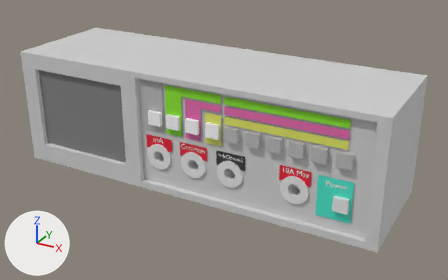
Renders of the FBX model ELEC Virtual Lab/Assets/Scripts/Objects/fluke8010.fbx from each side of a commit.
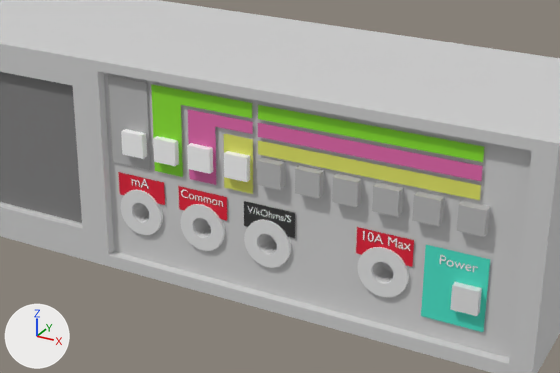
Each version is shown whole from a 50 mm lens placed at (5.61, -9.33, 5.5), pointed at (0.49, -0.02, 0.85), then close up on the part from 18% to 88% of the width and 14% to 88% of the height. The axes (+X, +Y, +Z) are drawn at lower left. The lights are the same throughout. Where no turn or scale is listed for an object, it has been applied to the vertices.
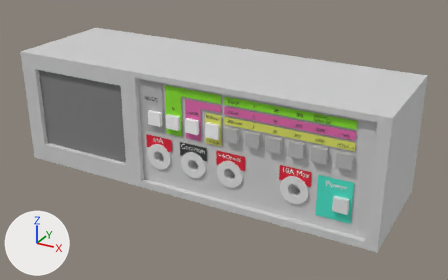
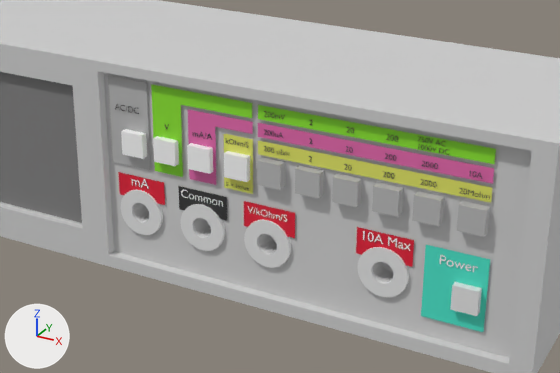
The change, as a diff of the scene's bpy script:
```diff
--- a/ELEC Virtual Lab/Assets/Scripts/Objects/fluke8010.fbx.py
+++ b/ELEC Virtual Lab/Assets/Scripts/Objects/fluke8010.fbx.py
@@ me_plane_008 @@
 me_plane_008.from_pydata(...)  # 4 vertices, 1 face; spans x -0.93..1.18, y 0.0, z 0.35..0.49
-me_plane_008.vertices[1].co = (1.18, 0.0, 0.35)  # pixel (483, 162)
-me_plane_008.vertices[3].co = (1.18, 0.0, 0.49)  # pixel (484, 146)
+# me_plane_008 part 1
+me_plane_008.vertices[1].co = (1.28, 0.0, 0.35)  # pixel (494, 164)
+me_plane_008.vertices[3].co = (1.28, 0.0, 0.49)  # pixel (495, 148)
 me_plane_008.materials.append(mat_material_012)
@@ me_plane_005 @@
 me_plane_005.from_pydata(...)  # 4 vertices, 1 face; spans x -0.272..0.272, y 0.0, z -0.129..0.122
-me_plane_005.materials.append(mat_material_010)  # red #e71937
+me_plane_005.materials.append(mat_material_011)  # black #353535
@@ me_plane_003 @@
 me_plane_003.from_pydata(...)  # 4 vertices, 1 face; spans x -0.272..0.272, y 0.0, z -0.14..0.122
-me_plane_003.materials.append(mat_material_011)  # black #353535
+me_plane_003.materials.append(mat_material_010)  # red #e71937
@@ me_plane_013 @@
 me_plane_013.from_pydata(...)  # 4 vertices, 1 face; spans x -0.93..1.18, y 0.0, z 0.35..0.49
-me_plane_013.vertices[1].co = (1.18, 0.0, 0.35)  # pixel (479, 200)
-me_plane_013.vertices[3].co = (1.18, 0.0, 0.49)  # pixel (481, 185)
+# me_plane_013 part 3
+me_plane_013.vertices[1].co = (1.28, 0.0, 0.35)  # pixel (491, 202)
+me_plane_013.vertices[3].co = (1.28, 0.0, 0.49)  # pixel (492, 187)
 me_plane_013.materials.append(mat_material_015)
@@ me_plane_012 @@
 me_plane_012.from_pydata(...)  # 4 vertices, 1 face; spans x -0.93..1.18, y 0.0, z 0.35..0.49
-me_plane_012.vertices[1].co = (1.18, 0.0, 0.35)  # pixel (481, 181)
-me_plane_012.vertices[3].co = (1.18, 0.0, 0.49)  # pixel (482, 166)
+# me_plane_012 part 2
+me_plane_012.vertices[1].co = (1.28, 0.0, 0.35)  # pixel (492, 183)
+me_plane_012.vertices[3].co = (1.28, 0.0, 0.49)  # pixel (494, 168)
 me_plane_012.materials.append(mat_material_014)
@@ ob_text_013 @@
+ob_text_013 = bpy.data.objects.new('Text.013', me_text_013)  # 395 vertices, 389 faces; spans x 0.003..0.216, y 0.0, z -0.001..0.052; in mat_material_011 (black #353535)
+ob_text_013.location = (1.117, -1.046, 2.024)
@@ ob_text_022 @@
+ob_text_022 = bpy.data.objects.new('Text.022', me_text_022)  # 281 vertices, 279 faces; spans x 0.0026..0.1105, y 0.0, z -0.0007..0.052; in mat_material_011 (black #353535)
+ob_text_022.location = (2.292, -1.05, 1.678)
@@ ob_text_007 @@
+ob_text_007 = bpy.data.objects.new('Text.007', me_text_007)  # 133 vertices, 129 faces; spans x 0.005..0.22, y 0.0, z -0.001..0.064; in mat_material_011 (black #353535)
+ob_text_007.location = (0.349, -1.045, 1.687)
@@ ob_text_011 @@
+ob_text_011 = bpy.data.objects.new('Text.011', me_text_011)  # 541 vertices, 535 faces; spans x 0.003..0.266, y 0.0, z -0.001..0.052; in mat_material_011 (black #353535)
+ob_text_011.location = (1.117, -1.049, 1.687)
@@ ob_text_025 @@
+ob_text_025 = bpy.data.objects.new('Text.025', me_text_025)  # 747 vertices, 733 faces; spans x 0.003..0.287, y 0.0, z -0.067..0.046; in mat_material_011 (black #353535)
+ob_text_025.location = (2.589, -1.048, 2.063)
@@ ob_text_024 @@
+ob_text_024 = bpy.data.objects.new('Text.024', me_text_024)  # 377 vertices, 375 faces; spans x 0.0026..0.1481, y 0.0, z -0.0007..0.052; in mat_material_011 (black #353535)
+ob_text_024.location = (2.638, -1.052, 1.678)
@@ ob_text_006 @@
+ob_text_006 = bpy.data.objects.new('Text.006', me_text_006)  # 396 vertices, 384 faces; spans x 0.005..0.247, y 0.0, z -0.001..0.052; in mat_material_011 (black #353535)
+ob_text_006.location = (0.712, -1.045, 1.687)
@@ ob_text_010 @@
+ob_text_010 = bpy.data.objects.new('Text.010', me_text_010)  # 265 vertices, 259 faces; spans x 0.0..0.283, y 0.0, z -0.001..0.064; in mat_material_011 (black #353535)
+ob_text_010.location = (-0.528, -1.052, 1.804)
@@ ob_text_012 @@
+ob_text_012 = bpy.data.objects.new('Text.012', me_text_012)  # 348 vertices, 344 faces; spans x 0.003..0.201, y 0.0, z -0.001..0.052; in mat_material_011 (black #353535)
+ob_text_012.location = (1.117, -1.047, 1.848)
@@ ob_text_020 @@
+ob_text_020 = bpy.data.objects.new('Text.020', me_text_022.copy())
+ob_text_020.location = (2.301, -1.051, 1.848)
@@ ob_text_026 @@
+ob_text_026 = bpy.data.objects.new('Text.026', me_text_026)  # 111 vertices, 109 faces; spans x 0.0152..0.1254, y 0.0, z -0.0007..0.052; in mat_material_011 (black #353535)
+ob_text_026.location = (3.052, -1.063, 1.848)
@@ ob_text_023 @@
+ob_text_023 = bpy.data.objects.new('Text.023', me_text_024.copy())
+ob_text_023.location = (2.638, -1.052, 1.848)
@@ ob_text_027 @@
+ob_text_027 = bpy.data.objects.new('Text.027', me_text_027)  # 460 vertices, 452 faces; spans x 0.003..0.267, y 0.0, z -0.001..0.052; in mat_material_011 (black #353535)
+ob_text_027.location = (2.99, -1.071, 1.68)
@@ ob_text_016 @@
+ob_text_016 = bpy.data.objects.new('Text.016', me_text_022.copy())
+ob_text_016.location = (2.306, -1.048, 2.024)
```

Pixel boxes (x1, y1, x2, y2) of what changed, in the close-ups (560 x 373 px):
'Plane.008', reshaped: before (258, 105, 484, 162); after (258, 105, 496, 164)
'Plane.011', reshaped: before (258, 123, 483, 181); after (258, 123, 494, 184)
'Plane.012', reshaped: before (258, 141, 481, 200); after (258, 141, 492, 203)
'Plane.003', recoloured (black to red): (244, 201, 295, 238) in both
'Plane.005', recoloured (red to black): (179, 186, 227, 221) in both
'Text.025', added: after (418, 136, 450, 155)
'Text.027', added: after (459, 188, 490, 199)
'Text.010', added: after (115, 104, 139, 114)
'Text.006', added: after (226, 139, 249, 148)
'Text.024', added: after (420, 179, 437, 187)
'Text.023', added: after (422, 161, 438, 169)
'Text.011', added: after (264, 146, 287, 155)
'Text.013', added: after (264, 111, 285, 119)
'Text.012', added: after (264, 129, 283, 138)
'Text.007', added: after (194, 132, 212, 140)
'Text.016', added: after (386, 134, 398, 142)
'Text.022', added: after (383, 171, 394, 179)
'Text.020', added: after (385, 153, 396, 161)
'Text.026', added: after (469, 171, 482, 179)
